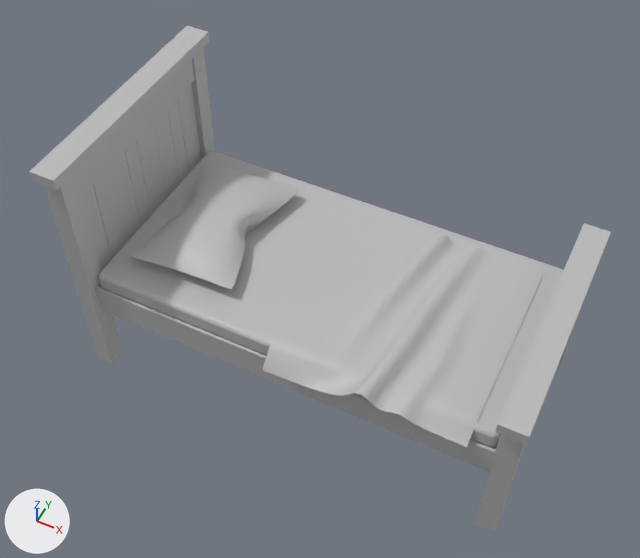
The FBX model MemoryJourney/Assets/Meshs/Lit/lit.fbx, before and after one commit.
Before and after are seen from a 50 mm lens placed at (1.71, -3.66, 5.41), pointed at (-0.09, -0.07, 0.92). The axes (+X, +Y, +Z) are drawn at lower left. The lights are the same throughout. Where no turn or scale is listed for an object, it has been applied to the vertices.

The older version as bpy lines, for what is in view:
```python
me_mesh = bpy.data.meshes.new('Mesh')
me_mesh.from_pydata(...)  # 2606 vertices, 2538 faces; spans x -1.6..1.6, y -0.88..0.88, z -0.95..0.95
me_mesh.materials.append(mat_lambert20)  # grey #bcbcbc
ob_polysurface3596 = bpy.data.objects.new('polySurface3596', me_mesh)
ob_polysurface3596.location = (-0.026, 0.003, 0.95)
```
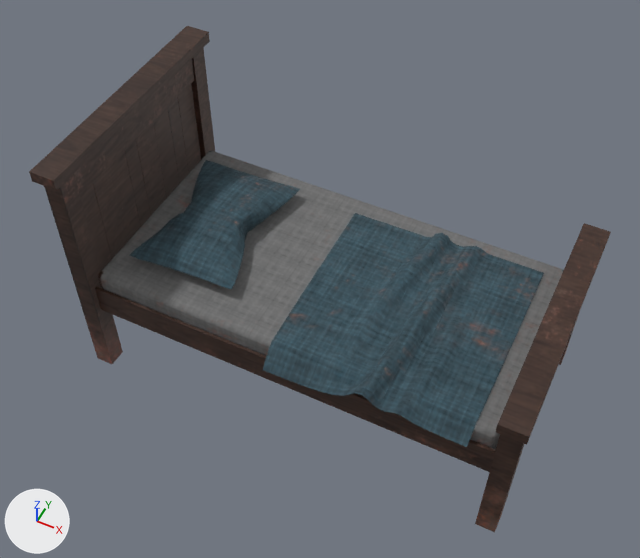
What differs and where, as boxes (x1, y1, x2, y2) in the pictures (640 x 558 px):
'polySurface3596', recoloured: (29, 26, 611, 532) in both

Edits to the bpy script that builds the scene:
```text
Add img_lambert20_roughness_png:
    img_lambert20_roughness_png = load_image('lambert20_Roughness.png', 'lambert20_Roughness.png', 2048, 2048, 'Non-Color')
Add img_lambert20_base_color_png:
    img_lambert20_base_color_png = load_image('lambert20_Base_color.png', 'lambert20_Base_color.png', 2048, 2048, 'sRGB')
Add mat_lit:
    mat_lit = bpy.data.materials.new('lit')
    # uses the picture img_lambert20_base_color_png
    # uses the picture img_lambert20_roughness_png
Change me_mesh:
    where me_mesh.from_pydata(...)  # 2606 vertices, 2538 faces; spans x -1.6..1.6, y -0.88..0.88, z -0.95..0.95
    remove me_mesh.materials.append(mat_lambert20)  # grey #bcbcbc
    add me_mesh.materials.append(mat_lit)
```
